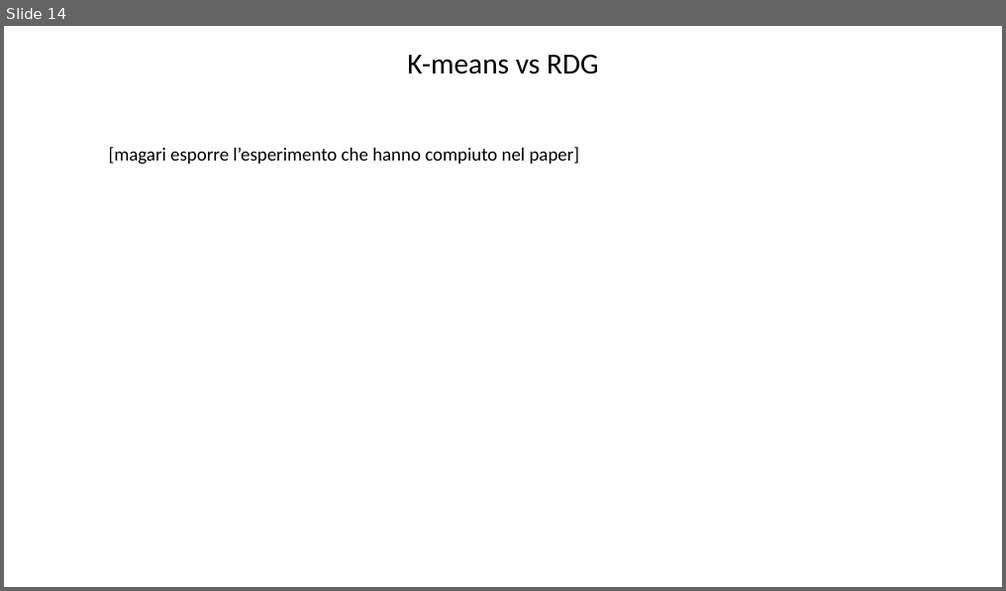
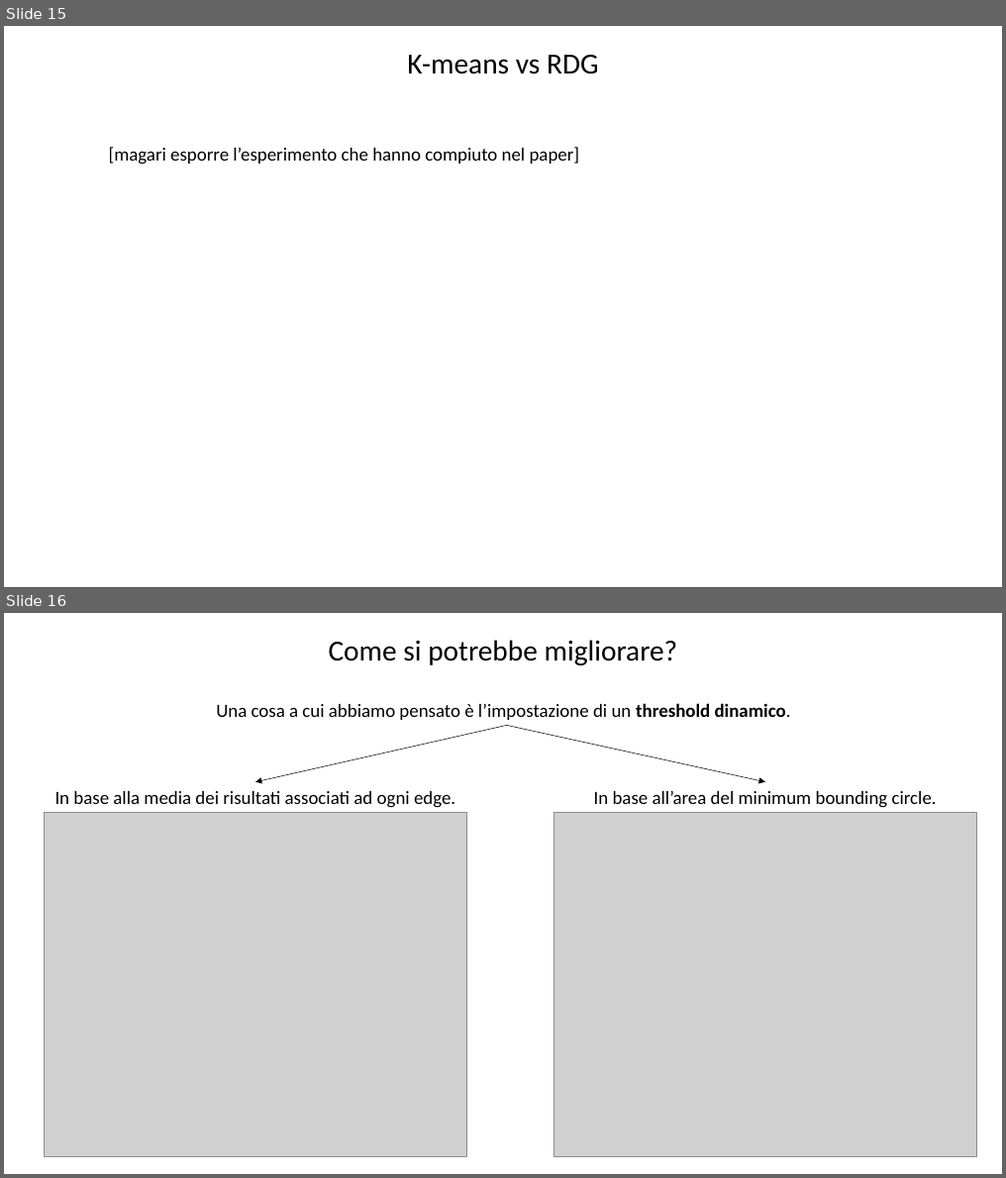
Before and after one commit to Teolul/Dot_Patterns_Perceptual_Grouping_RDG_vs_K-means, a slide deck: presentation.pptx. Shown one above the other, each under a label of ours: slide 14 before the commit, slides 15 and 16 after it. The pictures are 1006x591 and 1006x1178 pixels, drawn with LibreOffice and Linux fonts; fonts in the diff are those of the drawing; grey boxes stand for pictures; background and template pictures are left out. Boxes give left, top, right and bottom in pixels: in the first picture for what was removed or moved away, otherwise in the second. Text is boxed around its words. In the diff, an @@ line names an element or a change of style, - is before the commit and + after.

```diff
--- a/presentation.pptx
+++ b/presentation.pptx
@@ slide 16 added at (4, 613, 1002, 1174), background picture (left out) @@
@@ text added at (329, 640, 678, 665), 28 pt, text #000000 @@
+Come si potrebbe migliorare?
@@ text added at (216, 703, 791, 720), 18 pt, text #000000 @@
+Una cosa a cui abbiamo pensato è l’impostazione di un threshold dinamico.
@@ arrow added from (507, 725) to (255, 782), #000000 0.5 pt @@
@@ arrow added from (507, 725) to (765, 782), #000000 0.5 pt @@
@@ picture added at (44, 812, 466, 1157) @@
@@ text added at (55, 791, 455, 808), 18 pt, text #000000 @@
+In base alla media dei risultati associati ad ogni edge.
@@ picture added at (553, 813, 976, 1157) @@
@@ text added at (594, 791, 937, 808), 18 pt, text #000000 @@
+In base all’area del minimum bounding circle.
@@ what was slide 14 is now slide 15 @@
```
Also in this commit, not shown: 4 slides changed, 1 other slide added, 7 other files.
